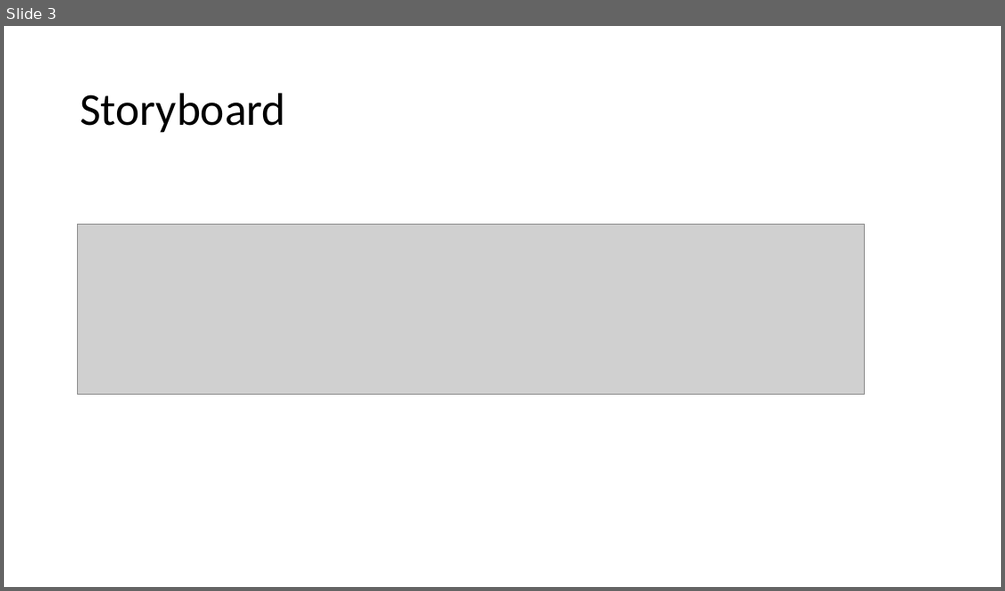
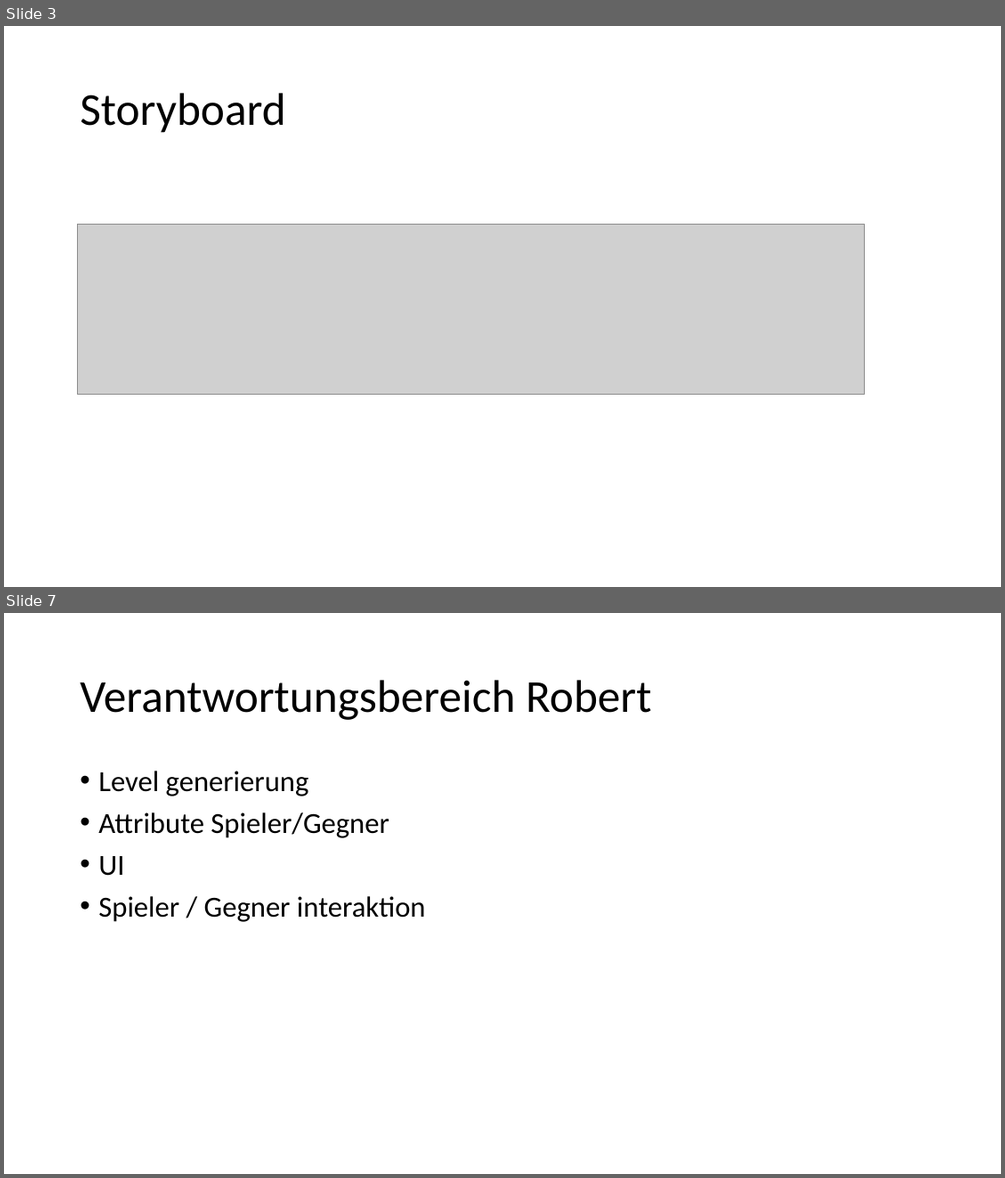
Before and after one commit to nielsq/CreativeNonSense, a slide deck: 12-Skymensions-JanzenQuanzJonetzko.pptx. Shown one above the other, each under a label of ours: slide 3 before the commit, slides 3 and 7 after it; the slides between them are not shown. The pictures are 1005x591 and 1005x1178 pixels, drawn with LibreOffice and Linux fonts; fonts in the diff are those of the drawing; grey boxes stand for pictures. Boxes give left, top, right and bottom in pixels: in the first picture for what was removed or moved away, otherwise in the second. Text is boxed around its words. In the diff, an @@ line names an element or a change of style, - is before the commit and + after.

```diff
--- a/12-Skymensions-JanzenQuanzJonetzko.pptx
+++ b/12-Skymensions-JanzenQuanzJonetzko.pptx
@@ slide 7 added at (4,613,1001,1174), background #FFFFFF @@
@@ title added at (80,680,651,720), 44 pt, text #000000 @@
+Verantwortungsbereich Robert
@@ text added at (98,771,426,922), 28 pt, text #000000 @@
+• Level generierung
+• Attribute Spieler/Gegner
+• UI
+• Spieler / Gegner interaktion
```
Also in this commit, not shown: 1 slide changed, 4 other slides added, 3 slides removed, 3 other files.
